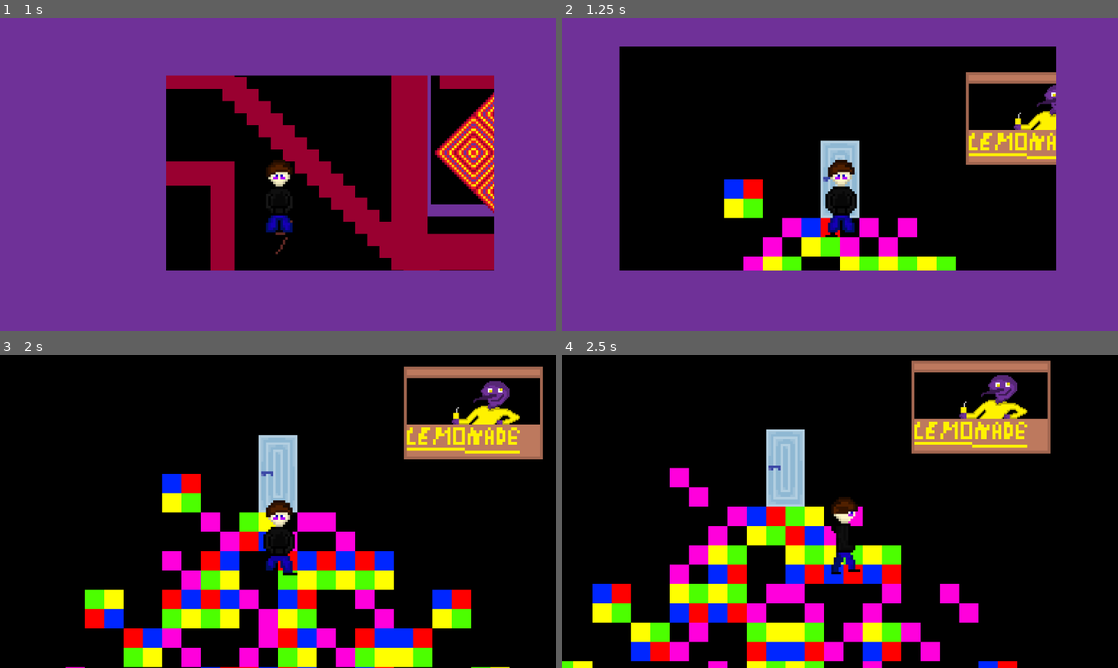
Above: before the commit, frames 1-4 (two rows, left to right).
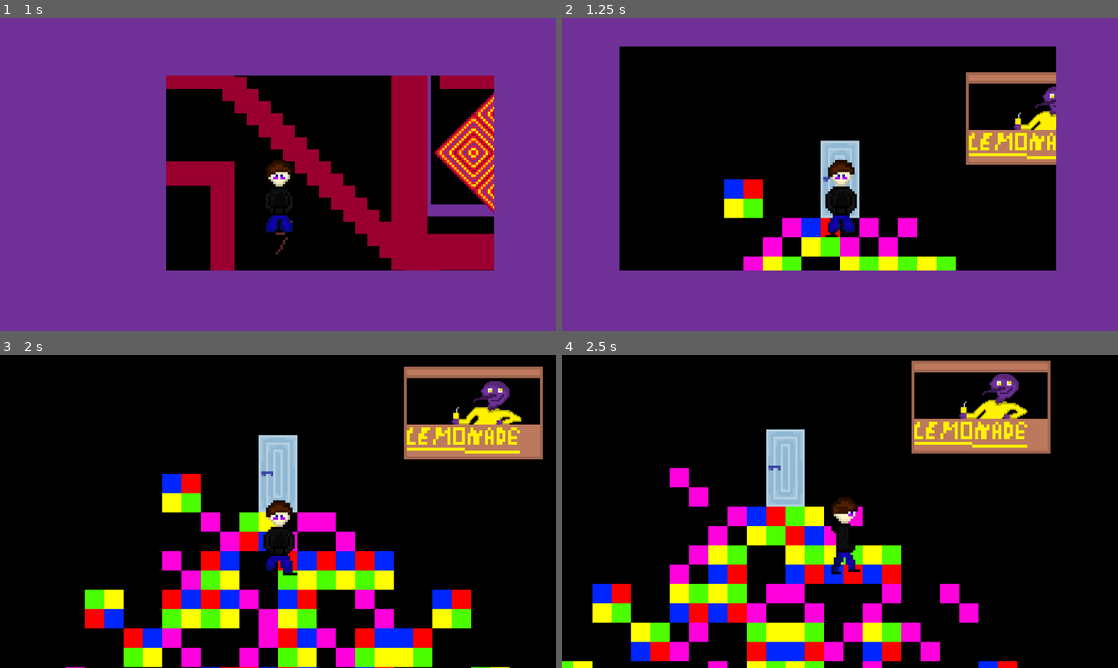
Above: after the commit, the same moments.

Repository: Vaisaz/yumeNikkiFangame
Game: Godot game, scene res://scenes/locations/number_dream.tscn
Same seed, same stepped clock (60 frames per second), same inputs: the game is played once before the commit and once after it. This scene is started directly instead of the project's main scene. Sound files missing from this copy of the repository are replaced by a short silence.
Inputs:
- Up to frame 1 (1 s): tap Enter at 0.5 s; hold Right (right) from 0.53 s (still down); hold E (interact) from 0.53 s (still down)
- Up to frame 2 (1.25 s): keep holding Right (right); keep holding E (interact)
- Up to frame 3 (2 s): release Right (right) at 1.28 s; release E (interact) at 1.28 s; hold Down (down) from 1.28 s (still down); tap E (interact) at 1.35 s
- Up to frame 4 (2.5 s): release Down (down) at 2.03 s; hold Right (right) from 2.03 s (still down); hold E (interact) from 2.03 s (still down)

Frame 1 is identical in both runs. In frame 2, less than 0.1% of the frame differs, in the area x 85-89%, y 21-30%; in frame 3, 0.1%; in frame 4, 0.2%, in the area x 75-83%, y 6-15%.

Commit message:
Talking Sounds Added + Lemonade Selling Repaired + Inventory Changing Items Repaired

Diff:
--- a/scenes/banana_creature.tscn
+++ b/scenes/banana_creature.tscn
@@ -1,9 +1,10 @@
-[gd_scene load_steps=14 format=3 uid="uid://60h65rjg1pd3"]
+[gd_scene load_steps=15 format=3 uid="uid://60h65rjg1pd3"]
 
 [ext_resource type="Texture2D" uid="uid://cl4eyxqadwqqk" path="res://assets/sprites/happy_dream/banana_creature.png" id="1_gf7jc"]
 [ext_resource type="Texture2D" uid="uid://beh4pnr72b2sx" path="res://assets/blank_frame_bigger.png" id="2_3k247"]
 [ext_resource type="FontFile" uid="uid://b5lqlis8c3a4k" path="res://assets/I-pixel-u.ttf" id="3_426ix"]
 [ext_resource type="Script" path="res://scripts/interaction_scripts/banana_creature_interaction.gd" id="4_6pdmq"]
+[ext_resource type="PackedScene" uid="uid://c1s8mfal8dbj3" path="res://assets/audio/sound.tscn" id="5_uqf1r"]
 
 [sub_resource type="AtlasTexture" id="AtlasTexture_k2vsp"]
 atlas = ExtResource("1_gf7jc")
@@ -106,5 +107,7 @@
 theme_override_fonts/font = ExtResource("3_426ix")
 theme_override_font_sizes/font_size = 8
 
+[node name="Sound" parent="." instance=ExtResource("5_uqf1r")]
+
 [connection signal="area_entered" from="interaction" to="interaction" method="_on_area_entered"]
 [connection signal="area_exited" from="interaction" to="interaction" method="_on_area_exited"]
--- a/scenes/lemonade_stand.tscn
+++ b/scenes/lemonade_stand.tscn
@@ -1,9 +1,10 @@
-[gd_scene load_steps=12 format=3 uid="uid://7qlcvxsvyst5"]
+[gd_scene load_steps=13 format=3 uid="uid://7qlcvxsvyst5"]
 
 [ext_resource type="Texture2D" uid="uid://bot1756xcpfjl" path="res://assets/sprites/main/lemonade_stand_guy_sheet.png" id="1_rwk07"]
 [ext_resource type="Script" path="res://scripts/lemonade_interaction.gd" id="2_llt6y"]
 [ext_resource type="Texture2D" uid="uid://beh4pnr72b2sx" path="res://assets/blank_frame_bigger.png" id="3_7613i"]
 [ext_resource type="FontFile" uid="uid://b5lqlis8c3a4k" path="res://assets/I-pixel-u.ttf" id="4_4u3ex"]
+[ext_resource type="PackedScene" uid="uid://c1s8mfal8dbj3" path="res://assets/audio/sound.tscn" id="5_53xcf"]
 
 [sub_resource type="AtlasTexture" id="AtlasTexture_foylu"]
 atlas = ExtResource("1_rwk07")
@@ -53,7 +54,7 @@
 position = Vector2(0, -32)
 sprite_frames = SubResource("SpriteFrames_tneie")
 autoplay = "default"
-frame_progress = 0.203471
+frame_progress = 0.590408
 
 [node name="CollisionShape2D" type="CollisionShape2D" parent="."]
 position = Vector2(0.5, -31.5)
@@ -92,5 +93,7 @@
 theme_override_fonts/font = ExtResource("4_4u3ex")
 theme_override_font_sizes/font_size = 8
 
+[node name="Sound" parent="." instance=ExtResource("5_53xcf")]
+
 [connection signal="area_entered" from="interaction" to="interaction" method="_on_area_entered"]
 [connection signal="area_exited" from="interaction" to="interaction" method="_on_area_exited"]
--- a/scenes/number_enthusiast.tscn
+++ b/scenes/number_enthusiast.tscn
@@ -1,9 +1,10 @@
-[gd_scene load_steps=7 format=3 uid="uid://bh562ayvwf3l"]
+[gd_scene load_steps=8 format=3 uid="uid://bh562ayvwf3l"]
 
 [ext_resource type="Texture2D" uid="uid://dt5miursdmkmw" path="res://assets/sprites/number_dream/number_enthusiast.png" id="1_c6bkt"]
 [ext_resource type="Script" path="res://scripts/interaction_scripts/number_enthusiast_interaction.gd" id="2_m6qsl"]
 [ext_resource type="Texture2D" uid="uid://beh4pnr72b2sx" path="res://assets/blank_frame_bigger.png" id="3_gkcvf"]
 [ext_resource type="FontFile" uid="uid://b5lqlis8c3a4k" path="res://assets/I-pixel-u.ttf" id="4_6qddw"]
+[ext_resource type="PackedScene" uid="uid://c1s8mfal8dbj3" path="res://assets/audio/sound.tscn" id="5_vtpio"]
 
 [sub_resource type="RectangleShape2D" id="RectangleShape2D_ndkhw"]
 size = Vector2(16, 32)
@@ -54,5 +55,7 @@
 theme_override_fonts/font = ExtResource("4_6qddw")
 theme_override_font_sizes/font_size = 8
 
+[node name="Sound" parent="." instance=ExtResource("5_vtpio")]
+
 [connection signal="area_entered" from="interaction" to="interaction" method="_on_area_entered"]
 [connection signal="area_exited" from="interaction" to="interaction" method="_on_area_exited"]
--- a/scripts/interaction_scripts/banana_creature_interaction.gd
+++ b/scripts/interaction_scripts/banana_creature_interaction.gd
@@ -9,13 +9,21 @@
 	-5 AT"
 ]
 
+var soul_blips = [
+	load("res://assets/audio/soul_blips/soul1.wav"),
+	load("res://assets/audio/soul_blips/soul2.wav"),
+	load("res://assets/audio/soul_blips/soul3.wav")
+]
+
 var index = 0
 var interact: bool = false
 var message_displayed: bool = false
 var interaction_times = 0
+var random = RandomNumberGenerator.new()
 
 @onready var label = $"../CanvasLayer/BlankFrameBigger/Label"
 @onready var canvas_layer = $"../CanvasLayer"
+@onready var sound = $"../Sound"
 
 func _on_area_entered(area):
 	if area.is_in_group("Player"):
@@ -30,6 +38,8 @@
 	if index < messages.size():
 		label.text = ""
 		for character in messages[index]:
+			sound.stream =soul_blips[random.randi_range(0, 2)]
+			sound.play()
 			label.text += character
 			await get_tree().create_timer(0.05).timeout
 		message_displayed = true
--- a/scripts/interaction_scripts/number_enthusiast_interaction.gd
+++ b/scripts/interaction_scripts/number_enthusiast_interaction.gd
@@ -16,15 +16,29 @@
 	"I HOPE I AM GIVING THIS TO GOOD HANDS."
 ]
 
+var blips = [
+	load("res://assets/audio/number_enthusiast_blips/1.wav"),
+	load("res://assets/audio/number_enthusiast_blips/2.wav"),
+	load("res://assets/audio/number_enthusiast_blips/3.wav")
+]
+
+var soul_blips = [
+	load("res://assets/audio/soul_blips/soul1.wav"),
+	load("res://assets/audio/soul_blips/soul2.wav"),
+	load("res://assets/audio/soul_blips/soul3.wav")
+]
+
 var interact: bool = false
 var interaction_times = 0
 
 var random = RandomNumberGenerator.new()
 var index = 0
 var message_displayed: bool = false
+var random_blips = RandomNumberGenerator.new()
 
 @onready var label = $"../CanvasLayer/BlankFrameBigger/Label"
 @onready var canvas_layer = $"../CanvasLayer"
+@onready var sound = $"../Sound"
 
 func _on_area_entered(area):
 	if area.is_in_group("Player"):
@@ -40,6 +54,15 @@
 	if index < messages.size():
 		label.text = ""
 		for character in messages[index]:
+			if index <= 5:
+				sound.stream = blips[random_blips.randi_range(0, 2)]
+				sound.play()
+			elif index > 5 and index < 8:
+				sound.stream = soul_blips[random_blips.randi_range(0, 2)]
+				sound.play()
+			elif index == 8:
+				sound.stream = blips[random_blips.randi_range(0, 2)]
+				sound.play()
 			label.text += character
 			await get_tree().create_timer(0.05).timeout
 		message_displayed = true
--- a/scripts/inventory.gd
+++ b/scripts/inventory.gd
@@ -115,63 +115,60 @@
 	inventory_choosed.visible = false
 	DisplayServer.mouse_set_mode(DisplayServer.MOUSE_MODE_HIDDEN)
 	inventory_button.grab_focus()
-	if equipped.texture == load("res://assets/inventory/items/banana.png") and banana_equipped:
-		Combat.player_attack = 10
-		Combat.player_max_health = 50
-		banana_equipped = false
-		watches_equipped = false
-		wnp_equipped = false
-		equipped.texture = null
-	elif equipped.texture == load("res://assets/inventory/items/watches.png") and watches_equipped:
-		Combat.player_attack = 10
-		Combat.player_max_health = 50
-		banana_equipped = false
-		watches_equipped = false
-		wnp_equipped = false
-		equipped.texture = null
+	Combat.player_attack = 10
+	Combat.player_max_health = 50
+	banana_equipped = false
+	watches_equipped = false
+	wnp_equipped = false
+	equipped.texture = null
 
 var equip: bool = false
 
 func _on_first_pressed():
-	if $InventoryLayer/InventoryChoosed/first.texture_normal == load("res://assets/inventory/items/lemonade.png"):
-		equip = false
-	if !equip:
+	if items[0].texture_normal == load("res://assets/inventory/items/lemonade.png"):
 		item_on_equip(0)
-		equip = true
-	elif equip and !$InventoryLayer/InventoryChoosed/first.texture_normal == load("res://assets/inventory/items/lemonade.png"):
-		if equipped.texture == items[0].texture_normal:
-			item_on_unequip()
-		elif !equipped.texture == items[0].texture_normal:
+	else:
+		if !equip:
 			item_on_equip(0)
-			equip = false
+			equip = true
+		elif equip:
+			if items[0].texture_normal == equipped.texture:
+				item_on_unequip()
+				equip = false
+			elif !items[0].texture_normal == equipped.texture:
+				item_on_equip(0)
+				equip = true
 
 
 func _on_second_pressed():
-	if $InventoryLayer/InventoryChoosed/first.texture_normal == load("res://assets/inventory/items/lemonade.png"):
-		equip = false
-	if !equip:
+	if items[1].texture_normal == load("res://assets/inventory/items/lemonade.png"):
 		item_on_equip(1)
-		equip = true
-	elif equip and !$InventoryLayer/InventoryChoosed/first.texture_normal == load("res://assets/inventory/items/lemonade.png"):
-		if equipped.texture == items[1].texture_normal:
-			item_on_unequip()
-		elif !equipped.texture == items[1].texture_normal:
+	else:
+		if !equip:
 			item_on_equip(1)
-			equip = false
+			equip = true
+		elif equip:
+			if items[1].texture_normal == equipped.texture:
+				item_on_unequip()
+				equip = false
+			elif !items[1].texture_normal == equipped.texture:
+				item_on_equip(1)
+				equip = true
 
 func _on_third_pressed():
-	if $InventoryLayer/InventoryChoosed/first.texture_normal == load("res://assets/inventory/items/lemonade.png"):
-		equip = false
-	if !equip:
+	if items[2].texture_normal == load("res://assets/inventory/items/lemonade.png"):
 		item_on_equip(2)
-		equip = true
-	elif equip and !$InventoryLayer/InventoryChoosed/first.texture_normal == load("res://assets/inventory/items/lemonade.png"):
-		if equipped.texture == items[2].texture_normal:
-			item_on_unequip()
-		elif !equipped.texture == items[2].texture_normal:
+	else:
+		if !equip:
 			item_on_equip(2)
-			equip = false
-
+			equip = true
+		elif equip:
+			if items[2].texture_normal == equipped.texture:
+				item_on_unequip()
+				equip = false
+			elif !items[2].texture_normal == equipped.texture:
+				item_on_equip(2)
+				equip = true
 
 #func _process(_delta):
 	#var random_number = rng.randi_range(-2, 2)
--- a/scripts/lemonade_interaction.gd
+++ b/scripts/lemonade_interaction.gd
@@ -15,14 +15,28 @@
 	0 AT"
 ]
 
+var blips = [
+	load("res://assets/audio/lemonade_blips/blip1.wav"),
+	load("res://assets/audio/lemonade_blips/blip2.wav"),
+	load("res://assets/audio/lemonade_blips/blip3.wav")
+]
+
+var soul_blips = [
+	load("res://assets/audio/soul_blips/soul1.wav"),
+	load("res://assets/audio/soul_blips/soul2.wav"),
+	load("res://assets/audio/soul_blips/soul3.wav")
+]
+
 var index = 0
 var interact: bool = false
 var message_displayed: bool = false
 var interaction_times = 0
 var has_interacted: bool = false
+var random = RandomNumberGenerator.new()
 
 @onready var label = $"../CanvasLayer/BlankFrameBigger/Label"
 @onready var canvas_layer = $"../CanvasLayer"
+@onready var sound = $"../Sound"
 
 func _on_area_entered(area):
 	print("entered")
@@ -39,6 +53,12 @@
 	if index < messages.size():
 		label.text = ""
 		for character in messages[index]:
+			if index <= 4:
+				sound.stream = blips[random.randi_range(0, 2)]
+				sound.play()
+			elif index > 4:
+				sound.stream =soul_blips[random.randi_range(0, 2)]
+				sound.play()
 			label.text += character
 			await get_tree().create_timer(0.05).timeout
 		message_displayed = true
@@ -85,19 +105,27 @@
 				Inventory.items[Inventory.index].texture_normal = Inventory.item_texture[3]
 				Inventory.items[Inventory.index].texture_hover = Inventory.item_texture_hover[3]
 				Inventory.items[Inventory.index].disabled = false
+				Inventory.lemonade_has_interacted = true
+				has_interacted = true
+				Inventory.coins -= 5
+				interaction_times = 2
 			if Inventory.index == 1 and Inventory.items[Inventory.index].disabled and !has_interacted:
 				Inventory.items[Inventory.index].texture_normal = Inventory.item_texture[3]
 				Inventory.items[Inventory.index].texture_hover = Inventory.item_texture_hover[3]
 				Inventory.items[Inventory.index].disabled = false
+				Inventory.lemonade_has_interacted = true
+				has_interacted = true
+				Inventory.coins -= 5
+				interaction_times = 2
 			if Inventory.index == 2 and Inventory.items[Inventory.index].disabled and !has_interacted:
 				Inventory.items[Inventory.index].texture_normal = Inventory.item_texture[3]
 				Inventory.items[Inventory.index].texture_hover = Inventory.item_texture_hover[3]
 				Inventory.items[Inventory.index].disabled = false
-			if !has_interacted:
 				Inventory.lemonade_has_interacted = true
 				has_interacted = true
 				Inventory.coins -= 5
 				interaction_times = 2
+			if !has_interacted:
 				Inventory.index += 1
 
 		if interaction_times == 2 and message_displayed and interact and Transition.canvas_layer.visible == false and Inventory.inventory_layer.visible == false and Inventory.coins >= 0:\
Not shown, added: assets/audio/lemonade_blips/blip1.wav.import
Not shown, added: assets/audio/lemonade_blips/blip2.wav.import
Not shown, added: assets/audio/lemonade_blips/blip3.wav.import
Not shown, added: assets/audio/number_enthusiast_blips/1.wav.import
Not shown, added: assets/audio/number_enthusiast_blips/2.wav.import
Not shown, added: assets/audio/number_enthusiast_blips/3.wav.import
Not shown, added: assets/audio/soul_blips/soul1.wav.import
Not shown, added: assets/audio/soul_blips/soul2.wav.import
Not shown, added: assets/audio/soul_blips/soul3.wav.import
Not shown, added: assets/audio/lemonade_blips/blip1.wav
Not shown, added: assets/audio/lemonade_blips/blip2.wav
Not shown, added: assets/audio/lemonade_blips/blip3.wav
(and 7 more such lines)
